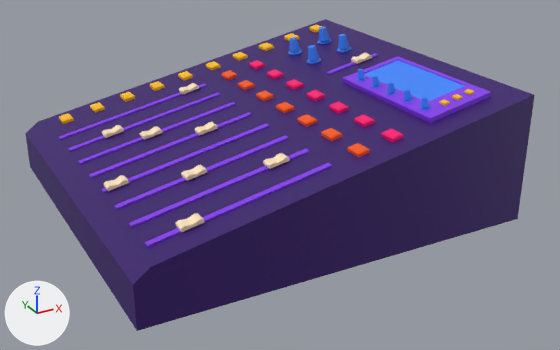
A saved change to the FBX model GlobalProject/Assets/Models/Mesa mezclas.fbx.
The view is the same before and after, from a 50 mm camera at (-3.46, -6.83, 2.54) aimed at (0.13, -0.29, -0.73). Lighting does not change. The marker at lower left points along +X, +Y and +Z.

Names of what the first picture shows: 'Botones.001', 'Botones.002', 'Botones.003', 'Carriles', 'Cosa que gira', 'Mesa Mezclas', 'Palanca esa', 'Pantalla'.
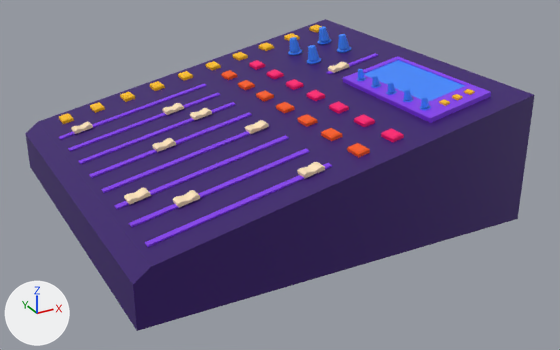
Commit message: anim mesa mezclas (creo)

The newer file adds a shape key; the second version is drawn at full value of the shape key 'Key 1' of 'Palanca esa', and the change is written as the vertex moves it makes.

What differs and where, as boxes [x1, y1, x2, y2] in the pictures (560 x 350 px; the box of a moved part takes in the faces that stretch with it):
```json
{"object": "Palanca esa", "change": "reshaped", "before": [102, 53, 372, 232], "after": [71, 62, 349, 207], "on screen": "19% shorter"}
{"part": 1, "of": "me_cube_015", "change": "moved or reshaped", "before": [103, 175, 129, 191], "after": [245, 120, 269, 134]}
{"part": 2, "of": "me_cube_015", "change": "moved or reshaped", "before": [179, 83, 199, 94], "after": [71, 122, 93, 134]}
{"part": 3, "of": "me_cube_015", "change": "moved or reshaped", "before": [102, 125, 124, 138], "after": [162, 103, 184, 115]}
{"part": 4, "of": "me_cube_015", "change": "moved or reshaped", "before": [139, 127, 163, 140], "after": [190, 108, 212, 120]}
{"part": 5, "of": "me_cube_015", "change": "moved or reshaped", "before": [263, 153, 290, 169], "after": [173, 190, 200, 207]}
{"part": 6, "of": "me_cube_015", "change": "moved or reshaped", "before": [175, 213, 204, 232], "after": [297, 162, 325, 178]}
{"part": 7, "of": "me_cube_015", "change": "moved or reshaped", "before": [181, 165, 207, 181], "after": [124, 188, 151, 205]}
{"part": 8, "of": "me_cube_015", "change": "moved or reshaped", "before": [351, 53, 372, 64], "after": [328, 62, 349, 73]}
{"part": 9, "of": "me_cube_015", "change": "moved or reshaped", "before": [194, 122, 218, 135], "after": [152, 138, 176, 152]}
```

Scene script edits in JSON lines:
```json
{"block": "me_cube_015", "where": "me_cube_015.from_pydata(...)  # 144 vertices, 108 faces; spans x -1.74..1.58, y -1.6..1.21, z -0.43..0.27"}
{"block": "me_cube_015", "where": "# used by ob_palanca_esa; parent = ob_mesa_mezclas; location = (0.0, 0.0, 0.0)"}
{"block": "me_cube_015", "change": "me_cube_015 part 1: the loose piece of 16 vertices spanning x -1.74..-1.54, y -0.45..-0.33, z -0.43..-0.36 is moved by (1.46, 0.0, 0.29)"}
{"block": "me_cube_015", "change": "me_cube_015 part 2: the loose piece of 16 vertices spanning x -0.36..-0.16, y 1.09..1.21, z -0.16..-0.08 is moved by (-1.26, 0.0, -0.25)"}
{"block": "me_cube_015", "change": "me_cube_015 part 3: the loose piece of 16 vertices spanning x -1.4..-1.19, y 0.7..0.83, z -0.36..-0.29 is moved by (0.69, 0.0, 0.14)"}
{"block": "me_cube_015", "change": "me_cube_015 part 4: the loose piece of 16 vertices spanning x -1.11..-0.91, y 0.32..0.44, z -0.31..-0.23 is moved by (0.56, 0.0, 0.11)"}
{"block": "me_cube_015", "change": "me_cube_015 part 5: the loose piece of 16 vertices spanning x -0.49..-0.28, y -1.22..-1.1, z -0.18..-0.1 is moved by (-0.88, 0.0, -0.18)"}
{"block": "me_cube_015", "change": "me_cube_015 part 6: the loose piece of 16 vertices spanning x -1.49..-1.29, y -1.6..-1.48, z -0.38..-0.31 is moved by (1.14, 0.0, 0.23)"}
{"block": "me_cube_015", "change": "me_cube_015 part 7: the loose piece of 16 vertices spanning x -1.13..-0.92, y -0.84..-0.71, z -0.31..-0.23 is moved by (-0.55, 0.0, -0.11)"}
{"block": "me_cube_015", "change": "me_cube_015 part 8: the loose piece of 16 vertices spanning x 1.37..1.58, y 0.17..0.3, z 0.19..0.27 is moved by (-0.31, 0.0, -0.06)"}
{"block": "me_cube_015", "change": "me_cube_015 part 9: the loose piece of 16 vertices spanning x -0.66..-0.46, y -0.06..0.06, z -0.22..-0.14 is moved by (-0.45, 0.0, -0.09)"}
```
